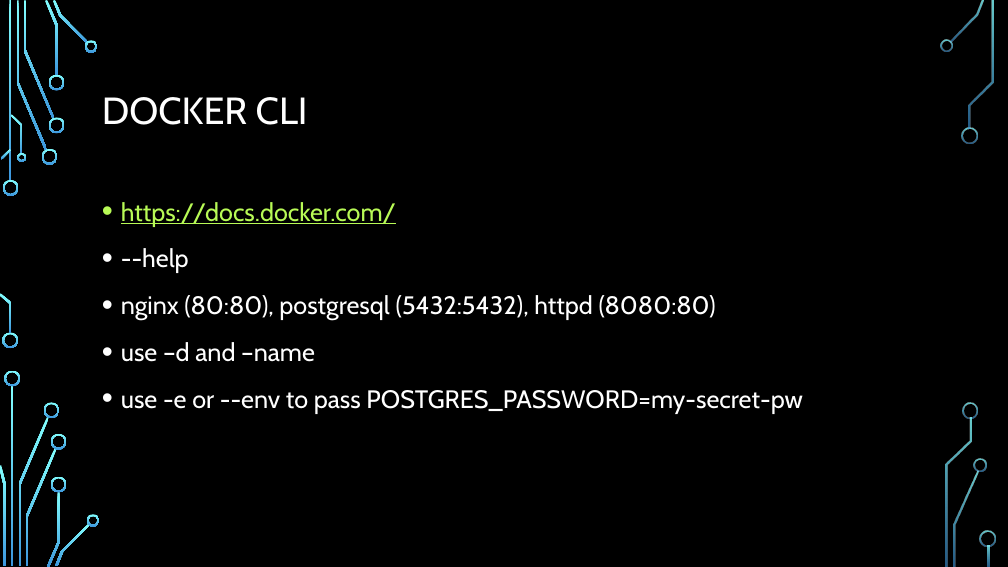
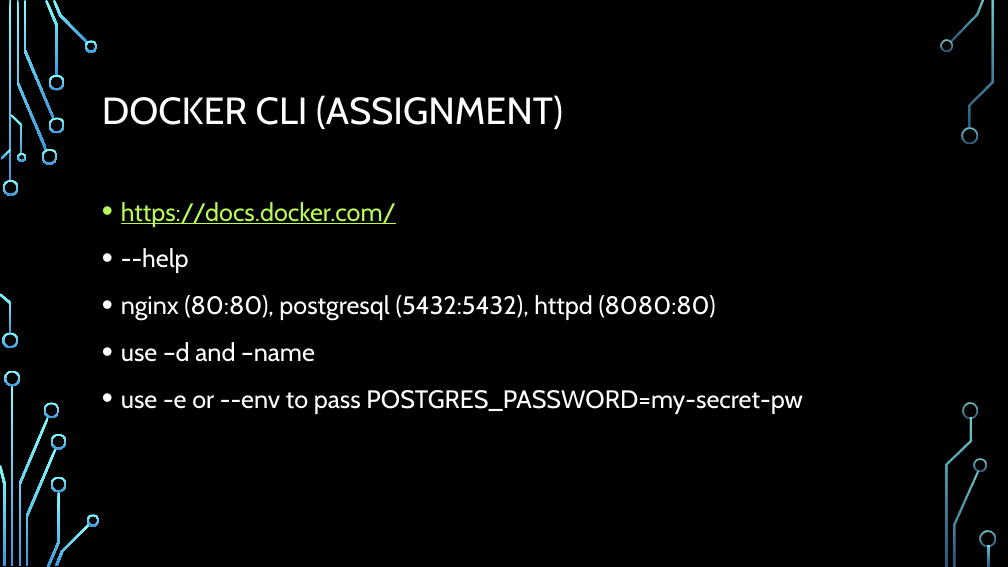
Before and after one commit to ksalihcavusoglu/nurddockertraining, a slide deck: slide 13 of DOCKER 101.pptx (slide 14 before the commit). Drawn at 1008x567 pixels with LibreOffice and Linux fonts; fonts in the diff are those of the drawing; background and template pictures are left out. Boxes give left, top, right and bottom in pixels: in the first picture for what was removed or moved away, otherwise in the second. Text is boxed around its words. In the diff, an @@ line names an element or a change of style, - is before the commit and + after.

```diff
--- a/DOCKER 101.pptx
+++ b/DOCKER 101.pptx
@@ title at (102, 95, 563, 129): text changed @@
-DOCKER CLI
+DOCKER CLI (ASSIGNMENT)
```
Also in this commit, not shown: 13 other slides changed, 6 slides added, 4 slides removed, 30 other files.
